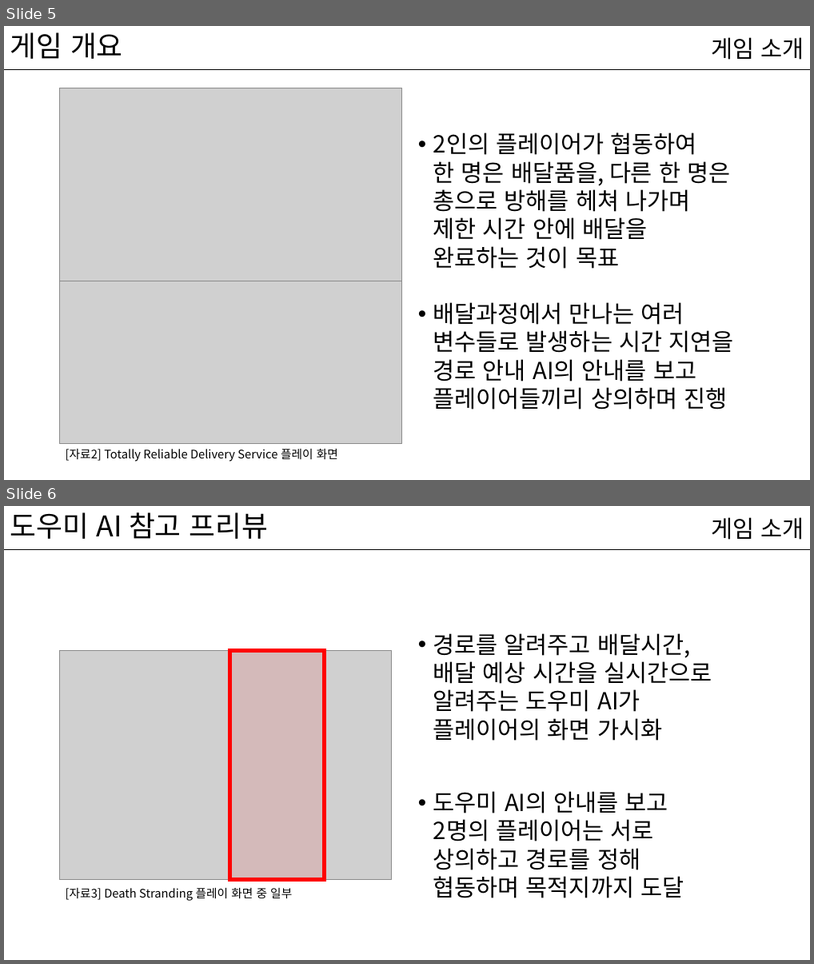
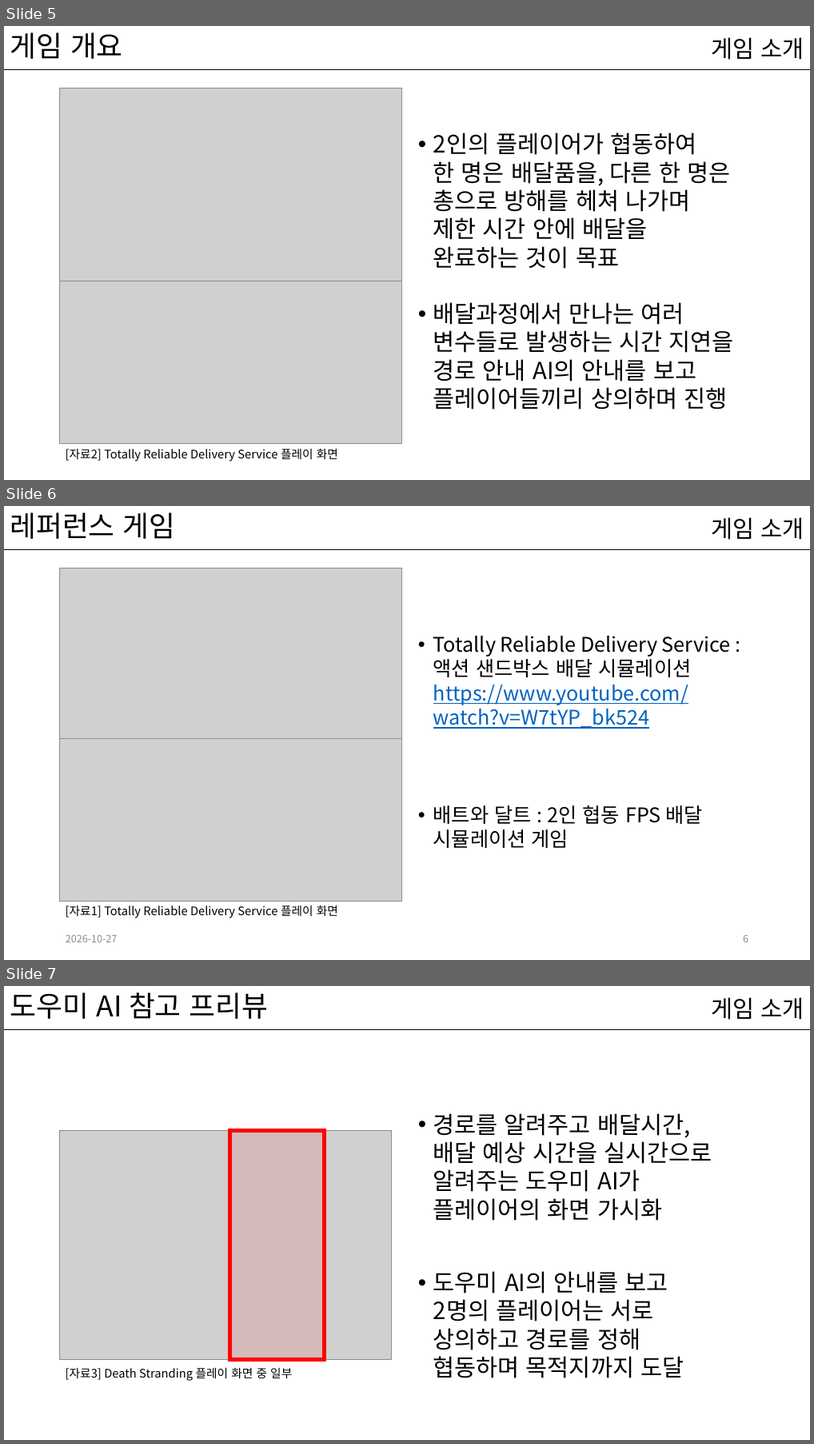
Before and after one commit to kwakyerin/2026_Graduation_Project, a slide deck: documents/HyunahKwon/design/designing/for_teammates/배트와 달트_기획.pptx. Shown one above the other, each under a label of ours: slides 5 and 6 before the commit, slides 5, 6 and 7 after it. The pictures are 814x964 and 814x1444 pixels, drawn with LibreOffice and Linux fonts; fonts in the diff are those of the drawing; grey boxes stand for pictures. Boxes give left, top, right and bottom in pixels: in the first picture for what was removed or moved away, otherwise in the second. Text is boxed around its words. In the diff, an @@ line names an element or a change of style, - is before the commit and + after.

```diff
--- a/documents/HyunahKwon/design/designing/for_teammates/배트와 달트_기획.pptx
+++ b/documents/HyunahKwon/design/designing/for_teammates/배트와 달트_기획.pptx
@@ slide 6 added at <box>4,506,810,960</box>, background #FFFFFF; not listed: 1 template element that a slide beside it also shows @@
@@ title added at <box>10,512,176,539</box>, 34 pt, text #000000 @@
+레퍼런스 게임
@@ text added at <box>711,517,804,540</box>, 28 pt, text #000000 @@
+게임 소개
@@ picture added at <box>60,568,402,738</box> @@
@@ text added at <box>434,636,731,848</box>, 24 pt, text #000000 @@
+• Totally Reliable Delivery Service : 액션 샌드박스 배달 시뮬레이션
+  https://www.youtube.com/watch?v=W7tYP_bk524
+• 배트와 달트 : 2인 협동 FPS 배달 시뮬레이션 게임
@@ picture added at <box>60,708,402,901</box> @@
@@ text added at <box>66,905,338,918</box>, 14 pt, text #000000 @@
+[자료1] Totally Reliable Delivery Service 플레이 화면
@@ text added at <box>66,935,118,942</box>, 12 pt, text #8C8C8C @@
+2026-10-27
@@ page number added at <box>743,935,749,942</box>, 12 pt, text #8C8C8C @@
+6
@@ what was slide 6 is now slide 7 @@
```
Also in this commit, not shown: 54 slides changed, 2 other slides added, 2 slides removed, 3 other files.
